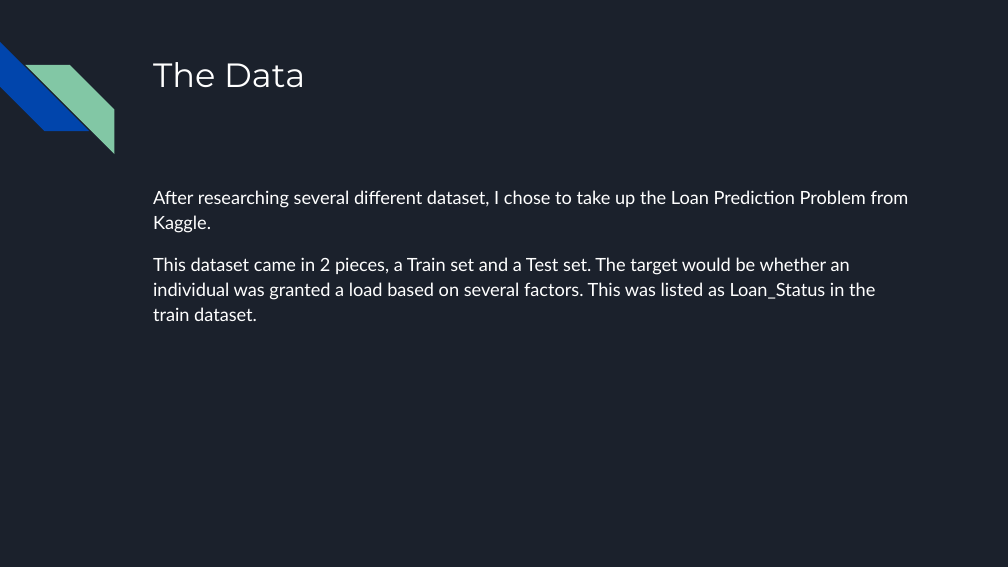
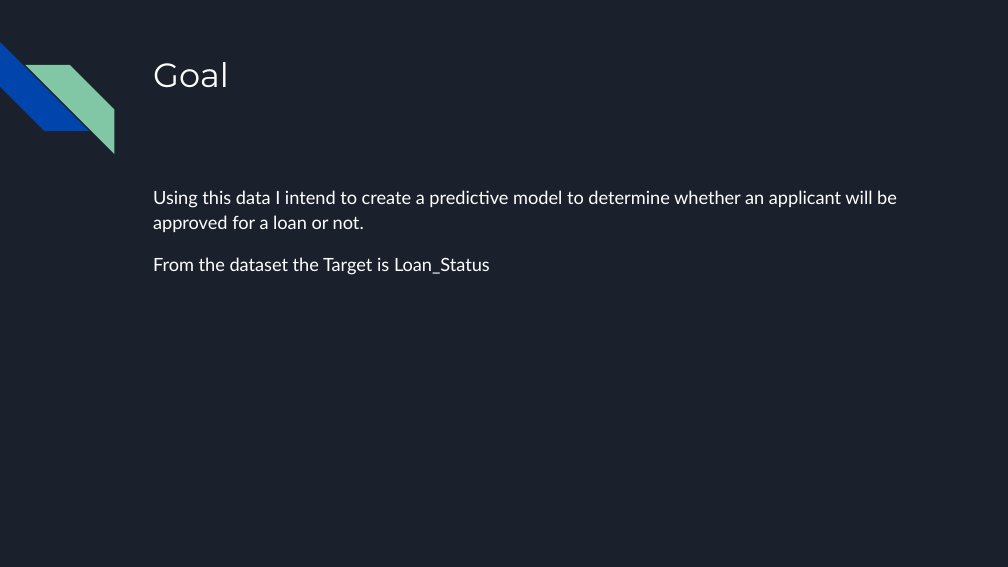
Before and after one commit to L-Dibble/Project_2_Loan_Prediction, a slide deck: slide 3 of Project_2_Loan_Determination.pptx (slide 2 before the commit). Drawn at 1008x567 pixels with LibreOffice and Linux fonts; fonts in the diff are those of the drawing. Boxes give left, top, right and bottom in pixels: in the first picture for what was removed or moved away, otherwise in the second. Text is boxed around its words. In the diff, an @@ line names an element or a change of style, - is before the commit and + after.

Commit message:
Updated 09/19/21

```diff
--- a/Project_2_Loan_Determination.pptx
+++ b/Project_2_Loan_Determination.pptx
@@ title at (153, 62, 229, 87): text changed @@
-The Data
+Goal
@@ text at (153, 190, 897, 275): text changed @@
-After researching several different dataset, I chose to take up the Loan Prediction Problem from Kaggle.
-This dataset came in 2 pieces, a Train set and a Test set. The target would be whether an individual was granted a load based on several factors. This was listed as Loan_Status in the train dataset.
+Using this data I intend to create a predictive model to determine whether an applicant will be approved for a loan or not.
+From the dataset the Target is Loan_Status
```
Also in this commit, not shown: 2 other slides changed, 1 slide added.
